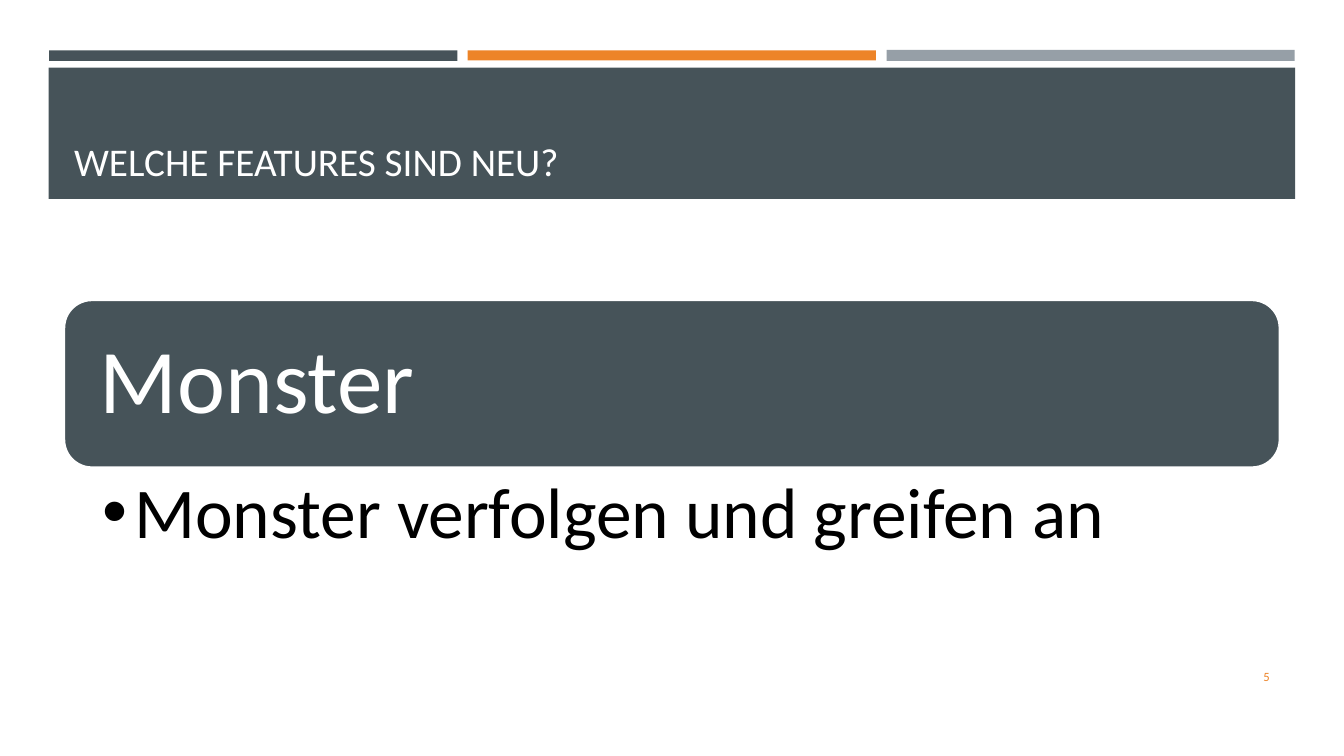
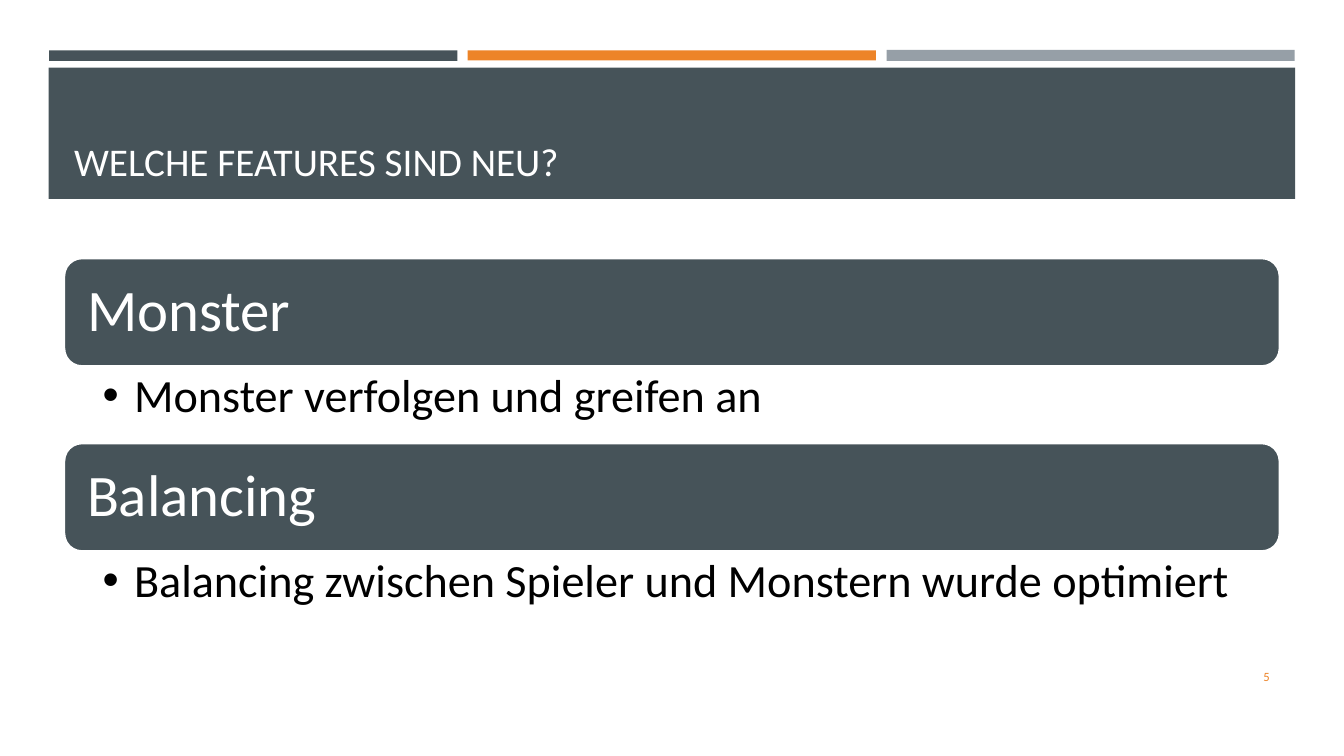
Before and after one commit to philipp-roscher/kpmi-15-2, a slide deck: slide 5 of Dokumente/kpmi_gr2_end.pptx. Drawn at 1344x756 pixels with LibreOffice and Linux fonts; fonts in the diff are those of the drawing. Boxes give left, top, right and bottom in pixels: in the first picture for what was removed or moved away, otherwise in the second. Text is boxed around its words. In the diff, an @@ line names an element or a change of style, - is before the commit and + after.

Commit message:
präsi saras kommentar hinzugefügt

```diff
--- a/Dokumente/kpmi_gr2_end.pptx
+++ b/Dokumente/kpmi_gr2_end.pptx
@@ rounded rectangle: place and size @@
-rounded rectangle at <box>65,300,1280,468</box>
+rounded rectangle at <box>65,258,1280,366</box>
@@ text "Monster": place and size @@
-text "Monster" at <box>100,354,414,414</box>
+text "Monster" at <box>87,293,290,332</box>
@@ text "Monster" at <box>87,293,290,332</box>: size 65 to 42 pt; less space between paragraphs @@
@@ text "Monster verfolgen und greifen an": place and size @@
-text "Monster verfolgen und greifen an" at <box>134,488,1104,551</box>
+text "Monster verfolgen und greifen an" at <box>134,380,761,420</box>
@@ text "Monster verfolgen und greifen an" at <box>134,380,761,420</box>: size 51 to 33 pt; less space between paragraphs @@
@@ rounded rectangle added at <box>65,444,1280,552</box>, fill #465359, outline #FFFFFF 1.75 pt @@
@@ text added at <box>87,475,316,526</box>, 42 pt, text #FFFFFF @@
+Balancing
@@ text added at <box>134,565,1228,605</box>, 33 pt, text #000000 @@
+  •• Balancing zwischen Spieler und Monstern wurde optimiert
```
